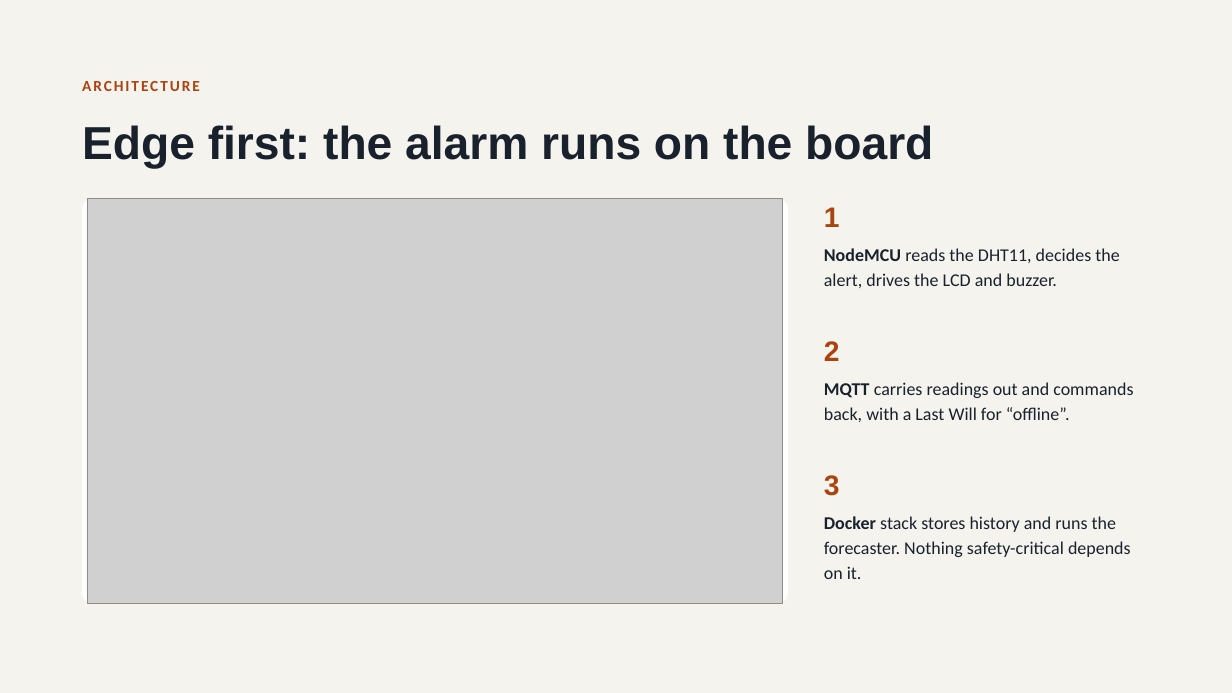
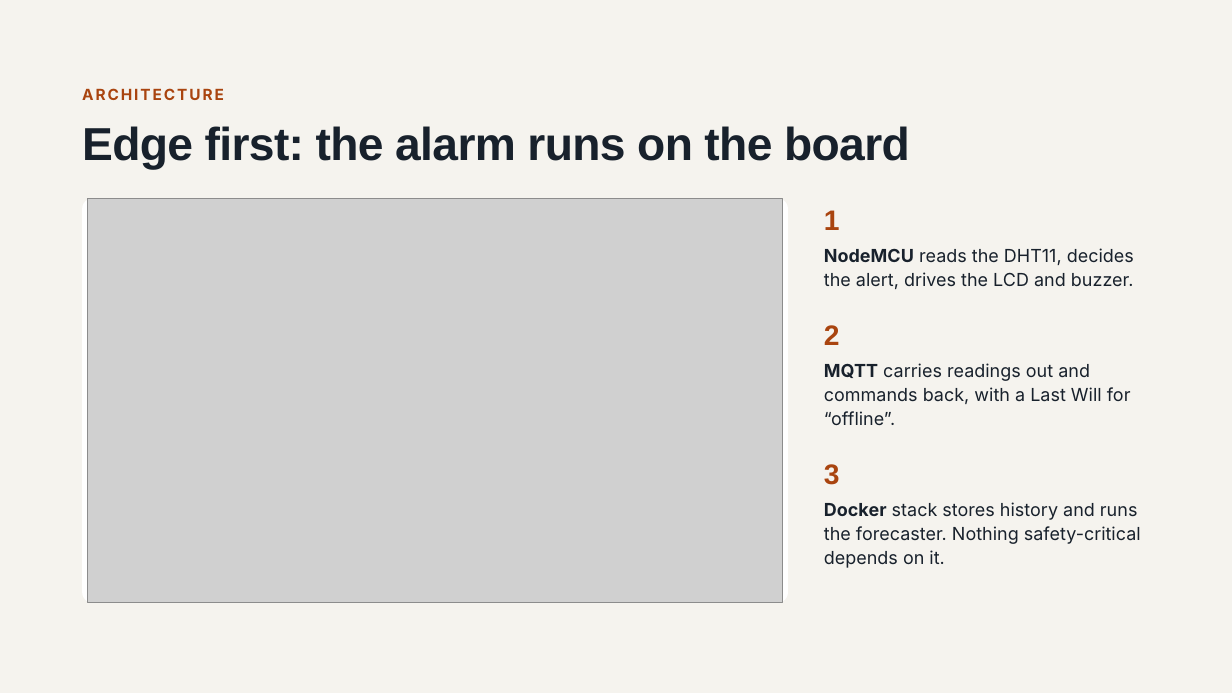
Before and after one commit to tringo286/smart-room-temperature-monitor, a slide deck: slide 3 of docs/presentation/smart-room-presentation.pptx. Drawn at 1232x693 pixels with LibreOffice and Linux fonts; fonts in the diff are those of the drawing; grey boxes stand for pictures. Boxes give left, top, right and bottom in pixels: in the first picture for what was removed or moved away, otherwise in the second. Text is boxed around its words. In the diff, an @@ line names an element or a change of style, - is before the commit and + after.

```diff
--- a/docs/presentation/smart-room-presentation.pptx
+++ b/docs/presentation/smart-room-presentation.pptx
@@ text "ARCHITECTURE" at [82,88,224,100]: font Calibri to Inter; line spacing 1 to 16.8pt; less space between paragraphs @@
@@ title "Edge first: the alarm runs ..." at [82,126,910,170]: letter spacing 0 to -0.5 pt; line spacing 1 to 41.4pt @@
@@ font Calibri to Inter; line spacing 1.15 to 18.9pt in 3 elements at [824,502,1141,568], [824,363,1131,425], [824,248,1134,289] @@
@@ line spacing 1 to 29.7pt in 3 elements at [824,210,840,230], [824,464,840,485], [824,325,840,345] @@
@@ text "2": place and size @@
-text "2" at [824,341,840,361]
+text "2" at [824,325,840,345]
@@ text "MQTT carries readings out and ...": place and size @@
-text "MQTT carries readings out and ..." at [824,382,1133,422]
+text "MQTT carries readings out and ..." at [824,363,1131,425]
@@ text "3": place and size @@
-text "3" at [824,475,840,496]
+text "3" at [824,464,840,485]
@@ text "Docker stack stores history and ...": place and size @@
-text "Docker stack stores history and ..." at [824,516,1131,579]
+text "Docker stack stores history and ..." at [824,502,1141,568]
```
Also in this commit, not shown: 6 other slides changed, 1 other file.
